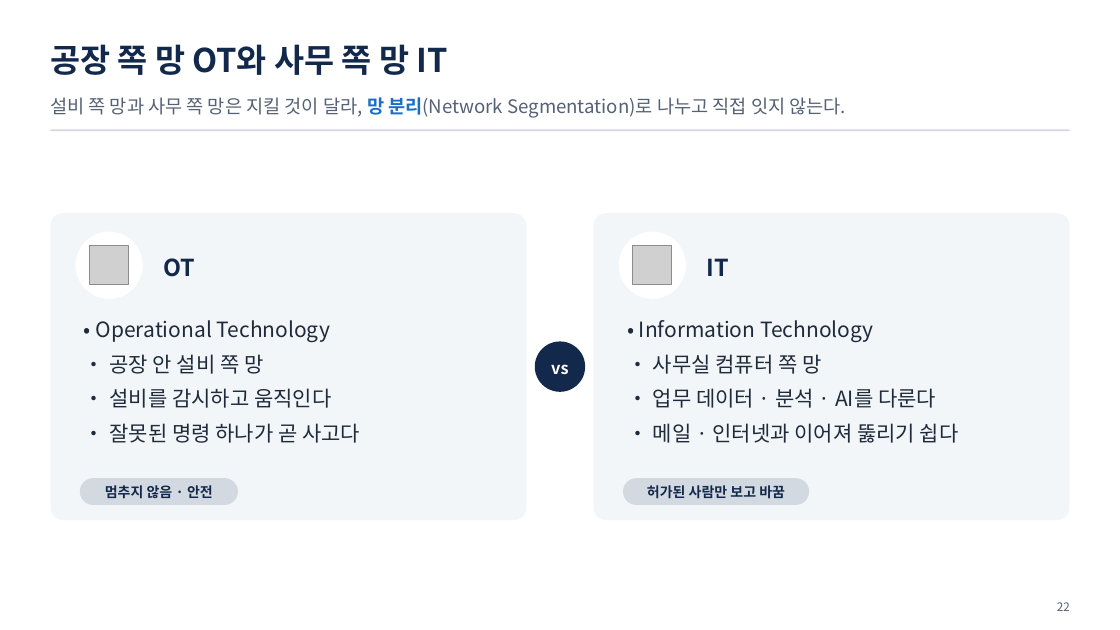
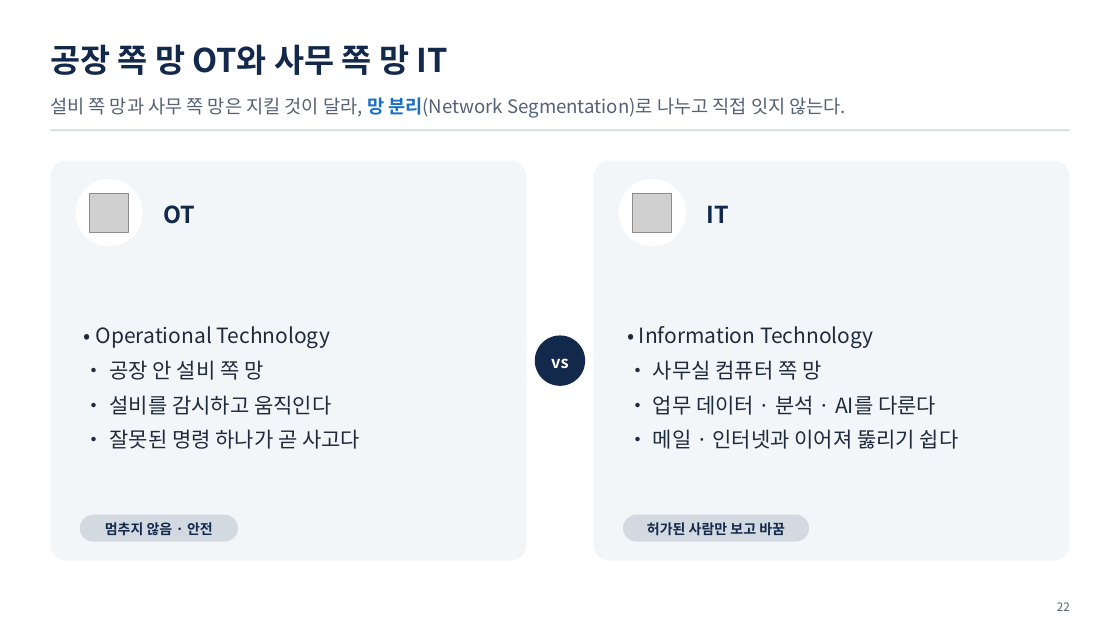
Before and after one commit to uengine-oss/hyd-iot-edu, a slide deck: slide 22 of workspace/강의제작/산출물/통합반/이론/01회차/통합반_01일차.pptx. Drawn at 1120x630 pixels with LibreOffice and Linux fonts; fonts in the diff are those of the drawing; grey boxes stand for pictures. Boxes give left, top, right and bottom in pixels: in the first picture for what was removed or moved away, otherwise in the second. Text is boxed around its words. In the diff, an @@ line names an element or a change of style, - is before the commit and + after.

```diff
--- a/workspace/강의제작/산출물/통합반/이론/01회차/통합반_01일차.pptx
+++ b/workspace/강의제작/산출물/통합반/이론/01회차/통합반_01일차.pptx
@@ rounded rectangle: place and size @@
-rounded rectangle at bbox=[50, 213, 527, 520]
+rounded rectangle at bbox=[50, 160, 527, 560]
@@ rounded rectangle: place and size @@
-rounded rectangle at bbox=[594, 213, 1070, 520]
+rounded rectangle at bbox=[594, 160, 1070, 560]
@@ 2 pictures, 2 texts, 2 ellipses: place and size @@
-2 pictures, 2 texts, 2 ellipses at bbox=[76, 232, 729, 299]
+2 pictures, 2 texts, 2 ellipses at bbox=[76, 179, 729, 246]
@@ text "• Operational Technology" at bbox=[96, 326, 360, 449]: vertical alignment top to middle @@
@@ text "• Information Technology" at bbox=[639, 326, 959, 449]: vertical alignment top to middle @@
@@ text "vs": place and size @@
-text "vs" at bbox=[551, 364, 568, 375]
+text "vs" at bbox=[551, 358, 568, 369]
@@ ellipse: place and size @@
-ellipse at bbox=[535, 342, 586, 392]
+ellipse at bbox=[535, 335, 586, 386]
@@ 2 texts, 2 rounded rectangles: place and size @@
-2 texts, 2 rounded rectangles at bbox=[80, 478, 810, 505]
+2 texts, 2 rounded rectangles at bbox=[80, 515, 810, 542]
```
Also in this commit, not shown: 10 other slides changed, 2 other files.
